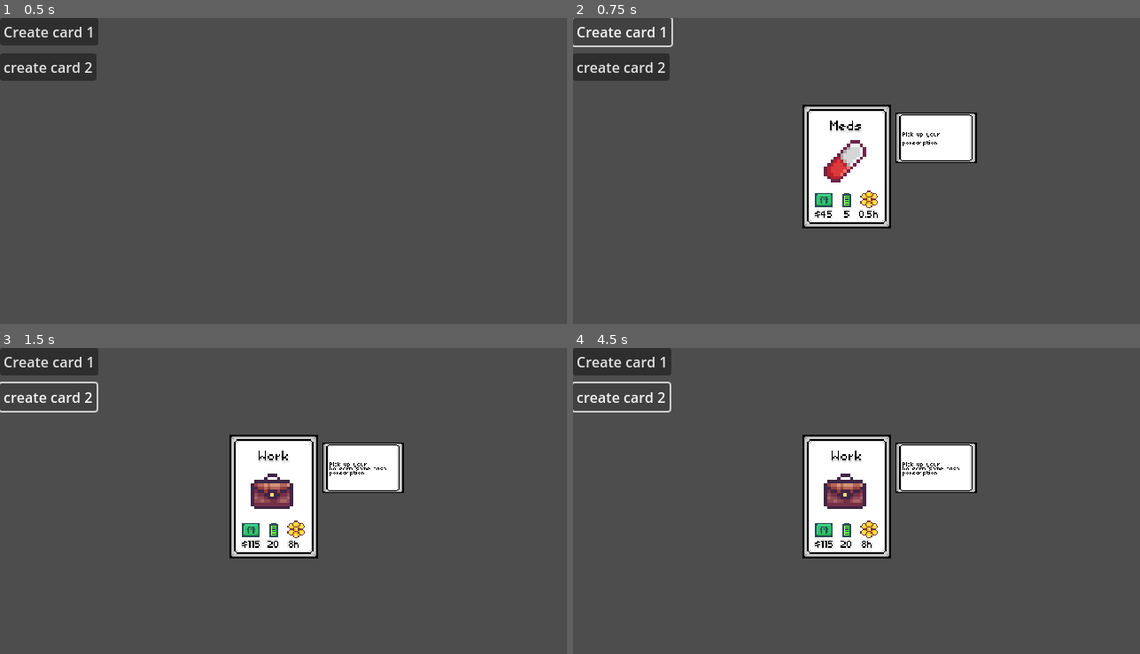
Above: before the commit, frames 1-4 (two rows, left to right).
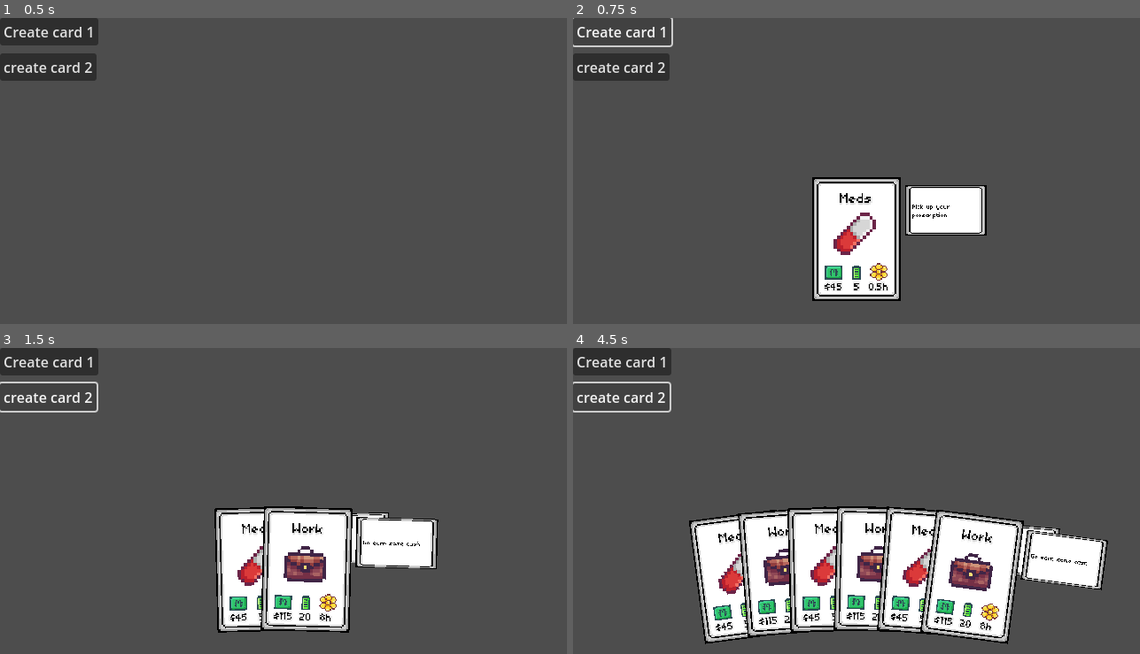
Above: after the commit, the same moments.

Repository: T-Cog/Card-Life
Game: Godot game, scene res://scenes/card_hand.tscn
Same seed, same stepped clock (60 frames per second), same inputs: the game is played once before the commit and once after it.
Inputs:
- Up to frame 1 (0.5 s): no input
- Up to frame 2 (0.75 s): click "Create card 1" at 0.5 s
- Up to frame 3 (1.5 s): click "create card 2" at 1.25 s
- Up to frame 4 (4.5 s): click "Create card 1" at 2 s; click "create card 2" at 2.75 s; click "Create card 1" at 3.5 s; click "create card 2" at 4.25 s

Frame 1 is identical in both runs. In frame 2, 14% of the frame differs, in the area x 40-73%, y 28-93%; in frame 3, 17%; in frame 4, 31%, in the area x 20-95%, y 28-97%.

Commit message:
Manual card spawn complete
on button press

Diff:
--- a/scenes/hand.gd
+++ b/hand.gd
@@ -1,10 +1,10 @@
 @tool
-extends Node2D
+class_name Hand extends Node2D
 
-@export var hand_radius: int = 100
+@export var hand_radius: int = 1000
 @export var card_angle: float = -90
 @export var angle_limit: float = 30
-@export var max_card_spread_angle: float = 5
+@export var max_card_spread_angle: float = 60
 
 @onready var test_card = $TestCard
 @onready var collision_shape: CollisionShape2D = $DebugShape
@@ -12,13 +12,19 @@
 var hand: Array = []
 
 func add_card(card: Node2D):
-	hand.push_back((card_angle))
+	hand.push_back((card))
+	add_child(card)
+	reposition_cards()
+
+func remove_card(index: int):
 	pass
 
 func reposition_cards():
 	var card_spread = min(angle_limit / hand.size(), max_card_spread_angle)
+	var current_angle = -(card_spread * (hand.size() - 1))/2 - 90
 	for card in hand :
-		pass
+		_update_card_transform(card, current_angle)
+		current_angle += card_spread
 
 func get_card_position(angle_in_deg: float) -> Vector2:
 	var x: float = hand_radius * cos(deg_to_rad(angle_in_deg))
@@ -26,9 +32,9 @@
 
 	return Vector2(x, y)
 
-func _card_transform_update(card: Node2D, angle_in_drag: float):
-	card.set_position(get_card_position(card_angle))
-	card.set_rotation(-deg_to_rad(-card_angle - 90))
+func _update_card_transform(card: Node2D, angle_in_drag: float):
+	card.set_position(get_card_position(angle_in_drag))
+	card.set_rotation(-deg_to_rad(-angle_in_drag - 90))
 
 # Called when the node enters the scene tree for the first time.
 func _ready() -> void:
--- a/scenes/card_hand.tscn
+++ b/scenes/card_hand.tscn
@@ -1,8 +1,9 @@
-[gd_scene load_steps=4 format=3 uid="uid://c5cjedy2ua87a"]
+[gd_scene load_steps=5 format=3 uid="uid://c5cjedy2ua87a"]
 
 [ext_resource type="Script" path="res://scripts/card_hand_spawn.gd" id="1_nl3xp"]
 [ext_resource type="PackedScene" uid="uid://c7isv5qiwegkf" path="res://scenes/card_template.tscn" id="1_s0mw8"]
 [ext_resource type="Texture2D" uid="uid://c4ceu36363cu" path="res://sprites/PLACEHOLDER_Sprites/Icons_Placeholder/Briefcase.png" id="2_c55eb"]
+[ext_resource type="PackedScene" uid="uid://crxwvyu0q8iw8" path="res://scenes/hand.tscn" id="3_r1ms1"]
 
 [node name="card_hand" type="Node2D"]
 script = ExtResource("1_nl3xp")
@@ -26,8 +27,10 @@
 cost_energy = 44
 cost_time = 3.0
 
-[node name="Spawn" type="Node2D" parent="CanvasLayer"]
-position = Vector2(309, 168)
+[node name="Hand" parent="CanvasLayer" instance=ExtResource("3_r1ms1")]
+position = Vector2(320, 1250)
+angle_limit = 20.0
+max_card_spread_angle = 3.0
 
 [node name="Briefcase" type="Sprite2D" parent="."]
 visible = false
--- a/scenes/hand.tscn
+++ b/scenes/hand.tscn
@@ -1,20 +1,17 @@
 [gd_scene load_steps=4 format=3 uid="uid://crxwvyu0q8iw8"]
 
-[ext_resource type="Script" path="res://scenes/hand.gd" id="1_phq5o"]
+[ext_resource type="Script" path="res://hand.gd" id="1_phq5o"]
 [ext_resource type="PackedScene" uid="uid://cchsylmaow1iy" path="res://scenes/cards/Work.tscn" id="2_eh1tf"]
 
 [sub_resource type="CircleShape2D" id="CircleShape2D_y7pok"]
-radius = 200.0
+radius = 1000.0
 
 [node name="Hand" type="Node2D"]
 script = ExtResource("1_phq5o")
-hand_radius = 200
-angle_limit = null
-max_card_spread_angle = null
 
 [node name="TestCard" parent="." instance=ExtResource("2_eh1tf")]
 visible = false
-position = Vector2(1.22461e-14, -200)
+position = Vector2(6.12303e-14, -1000)
 
 [node name="DebugShape" type="CollisionShape2D" parent="."]
 shape = SubResource("CircleShape2D_y7pok")
--- a/scripts/card.gd
+++ b/scripts/card.gd
@@ -1,6 +1,5 @@
 @tool
 class_name Card extends Node2D
-
 
 @export var cardName: String = "Card Name" #Stores name of card
 @export var cardDescription: String = "Card Description" #Stores pop-up description
--- a/scripts/card_hand_spawn.gd
+++ b/scripts/card_hand_spawn.gd
@@ -4,7 +4,7 @@
 @onready var card_meds: PackedScene = preload("res://scenes/cards/Meds.tscn")
 @onready var card_work: PackedScene = preload("res://scenes/cards/Work.tscn")
 
-@onready var spawn_point = $CanvasLayer/Spawn
+@onready var hand: Hand = $CanvasLayer/Hand
 
 # Called when the node enters the scene tree for the first time.
 func _ready():
@@ -18,11 +18,13 @@
 
 func _on_button_pressed():
 	var medsCard = card_meds.instantiate()
-	spawn_point.add_child(medsCard)
+	hand.add_card(medsCard)
+
 	#card.set_card_values(1, 2, 3, "spawn name", "spawn description", null)
 
 
 func _on_button_2_pressed():
 	var workCard = card_work.instantiate()
-	spawn_point.add_child(workCard)
+	hand.add_card(workCard)
+
 	#workCard.set_card_values(4, 5, 6, "spawn 2", "spawn something new")
